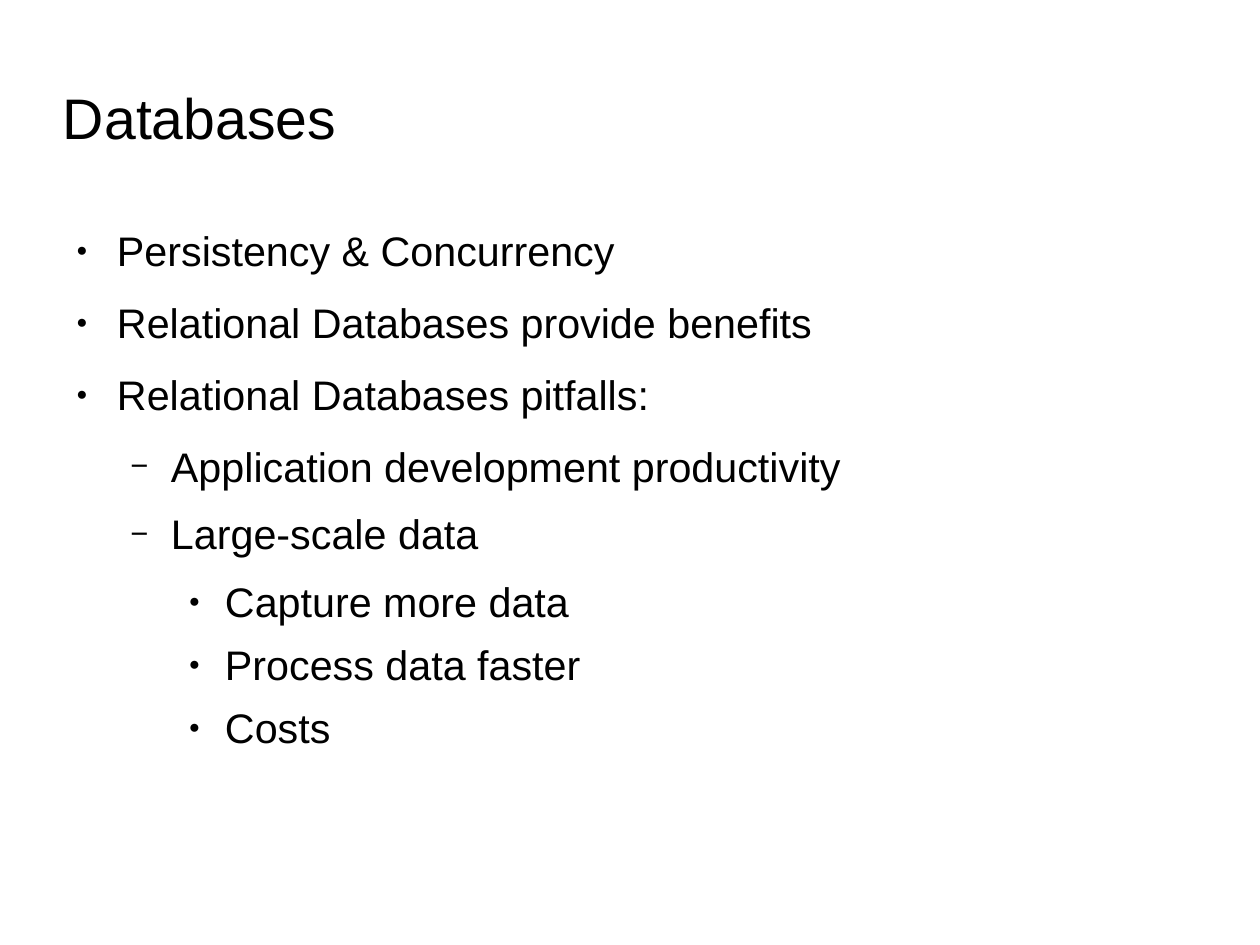
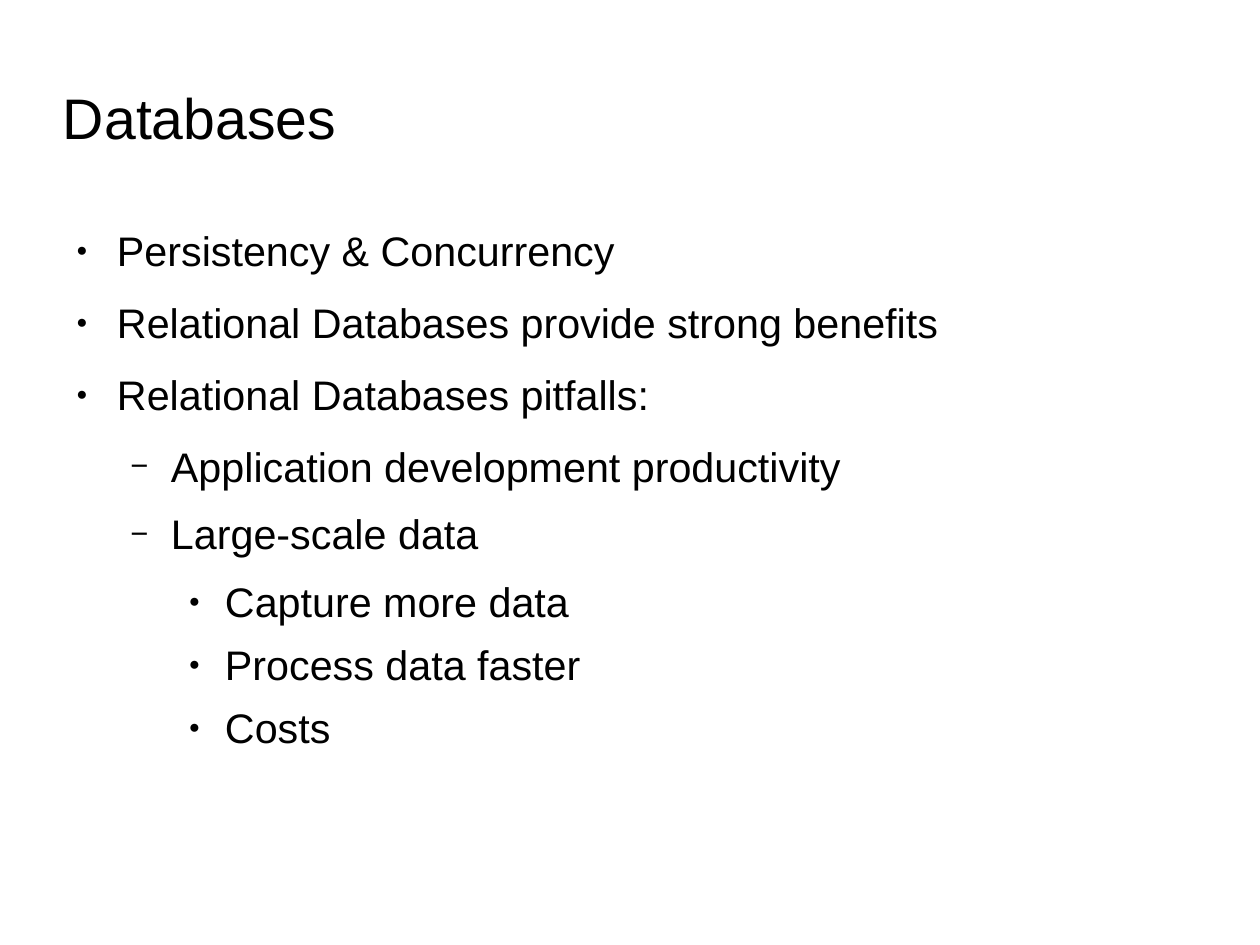
Before and after one commit to qiozas/Documents, a slide deck: slide 8 of fosscomm-2016/Big Data Streaming - FOSSCOMM 2016.odp. Drawn at 1260x945 pixels with LibreOffice and Linux fonts; fonts in the diff are those of the drawing; background and template pictures are left out. Boxes give left, top, right and bottom in pixels: in the first picture for what was removed or moved away, otherwise in the second. Text is boxed around its words. In the diff, an @@ line names an element or a change of style, - is before the commit and + after.

```diff
--- a/fosscomm-2016/Big Data Streaming - FOSSCOMM 2016.odp
+++ b/fosscomm-2016/Big Data Streaming - FOSSCOMM 2016.odp
@@ text at <box>117,308,937,346</box>: text changed @@
-● Relational Databases provide benefits
+● Relational Databases provide strong benefits
```
Also in this commit, not shown: 8 other slides changed, 1 other file.
